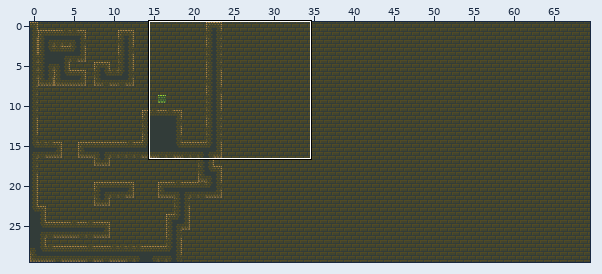
A Tiled map gets an edit: Platformer/android/assets/level1.tmx. Above, an overview of the earlier version with the close-up marked.
Close-up. As it was:
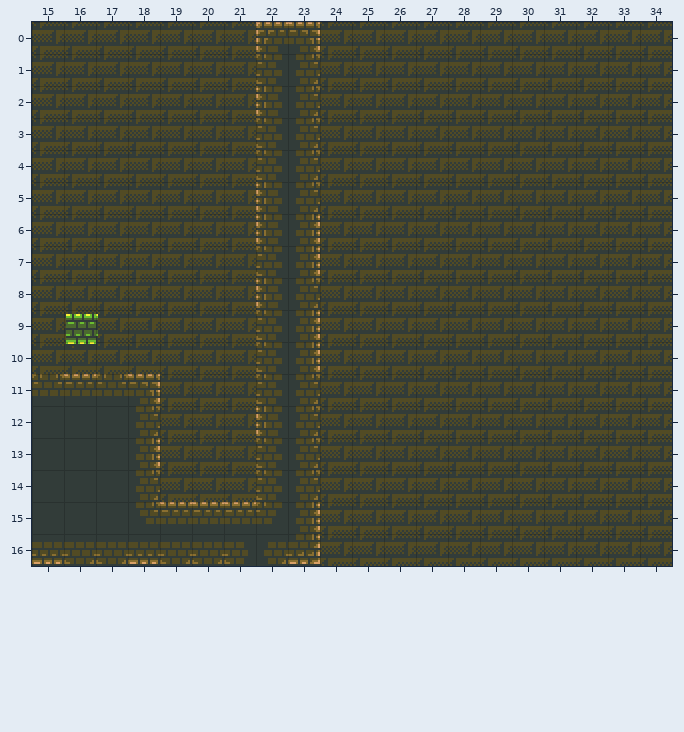
Cells are 16x16 px. Shown: x 15..34, y 0..16. The commit also changed other parts of the map, which this record leaves out.
After:
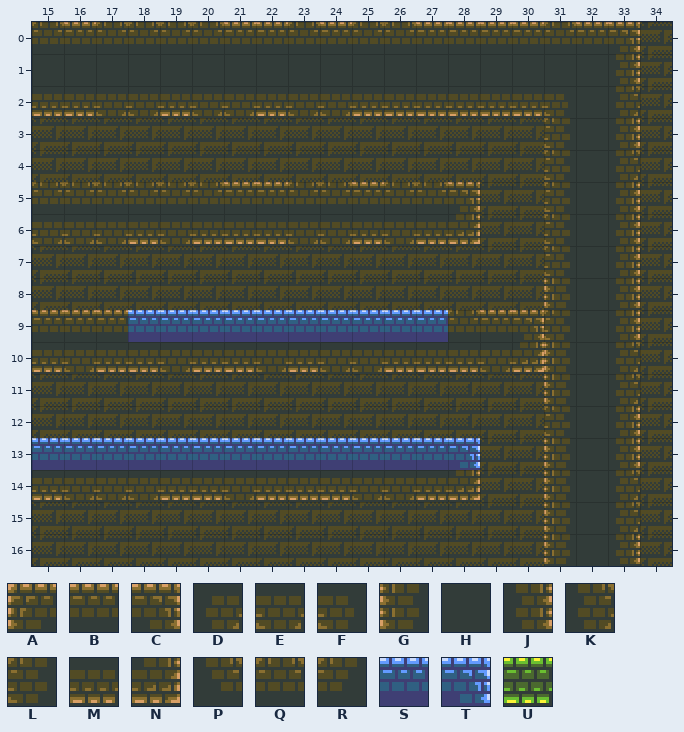
Key: from "bricks": A 0, B 1, C 2, D 8, E 9, F 10, G 11, H 12, J 13, K 19, L 21, M 23, N 24, P 30, Q 31, R 32, S 34, T 35, U 114.
_ is an empty cell, . an unchanged one.
Objects are placed by their top-left corner, in cells (3,4 is the top-left corner of cell 3,4); size is 1x1 cell unless given.
The author wrote: Я сделал Player'a!!!
From old to new:
--- layer "Ground"
@@ x 15..33 @@
- 0 _______AC__________
- 1 _______LK__________
- 2 _______GK__________
- 3 .......LK.......___
- 4 .......LK.......___
- 5 _______GK_____..___
- 6 _______GJ_____..___
- 7 .......LJ.......___
- 8 .......GK.......___
- 9 _______LJ__________
-10 _______LJ__________
-11 QBQC...LK.......___
-12 HHHK...GK.......___
-13 HHHJ___LK_____..___
-14 HHHK___LK_____..___
-15 HHHPBBBRJ.......___
-16 MEEMEEFDN.......___
+ 0 QBQQQQBBQBQQBBBBQBC
+ 1 HHHHHHHHHHHHHHHHHHJ
+ 2 MMEEMEEMEEMMMMMMFHK
+ 3 .......__.......LHJ
+ 4 .......__.......LHK
+ 5 QQQQQQBBQQBQQC..LHJ
+ 6 EEEMEMMMEEMEMN..LHJ
+ 7 .......__.......LHJ
+ 8 .......__.......GHJ
+ 9 BBBSSSSSSSSSSQBCLHJ
+10 MEMMEMMEMEEMMMENGHK
+11 ____...__.......GHK
+12 ____...__.......LHJ
+13 SSSSSSSSSSSSST..GHJ
+14 MEEEMMEMMMEEMN..GHK
+15 _________.......GHK
+16 _________.......GHJ
--- layer "Object"
-U "Player" at 16.1,9.1
+(outside this view)
